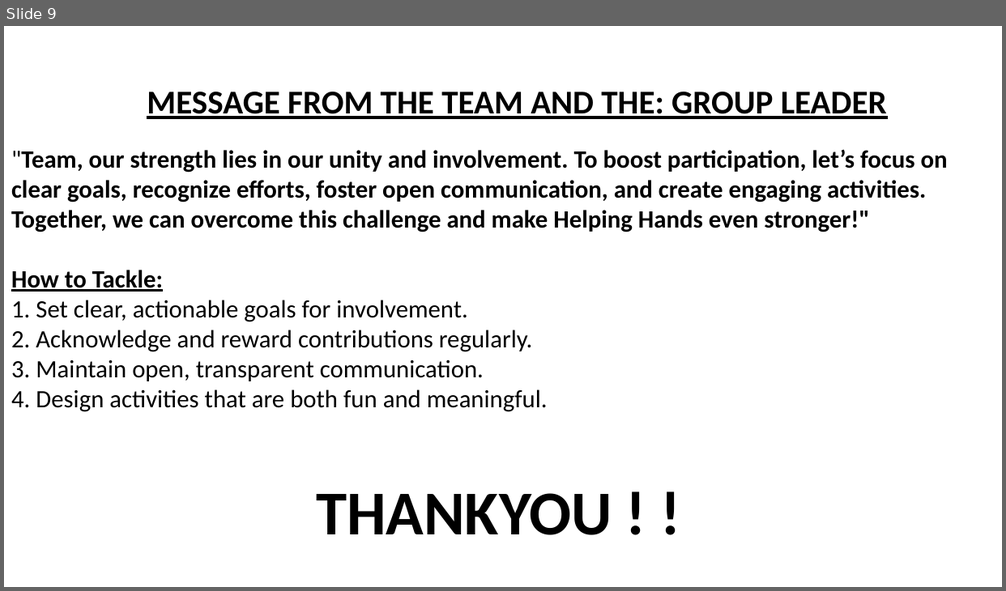
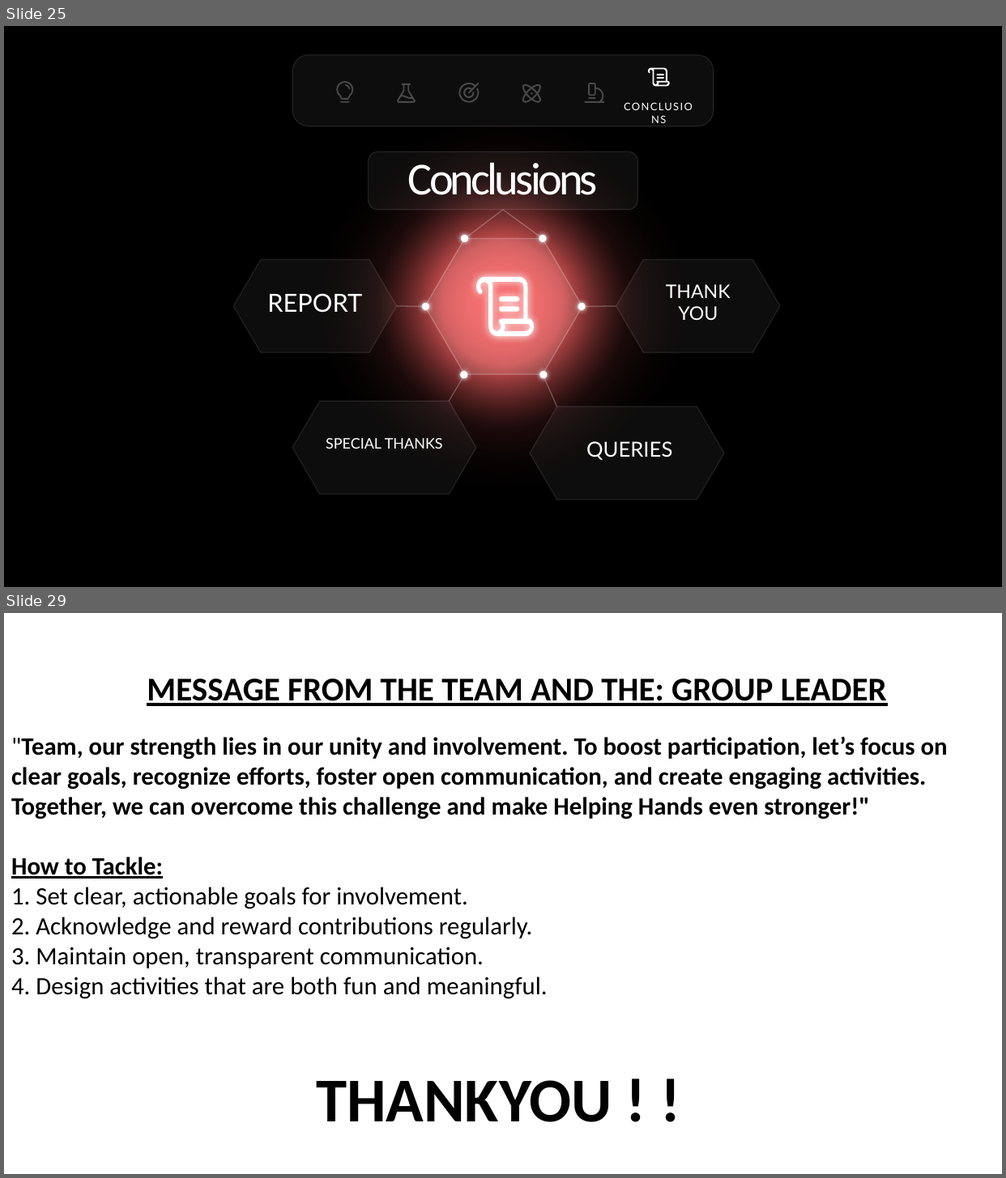
Before and after one commit to Sudeepdeve/Why-Why-, a slide deck: final.pptx. Shown one above the other, each under a label of ours: slide 9 before the commit, slides 25 and 29 after it; the slides between them are not shown. The pictures are 1006x591 and 1006x1178 pixels, drawn with LibreOffice and Linux fonts; fonts in the diff are those of the drawing. Boxes give left, top, right and bottom in pixels: in the first picture for what was removed or moved away, otherwise in the second. Text is boxed around its words. In the diff, an @@ line names an element or a change of style, - is before the commit and + after.

```diff
--- a/final.pptx
+++ b/final.pptx
@@ slide 25 added at <box>4,26,1002,587</box>, background #000000 @@
@@ ellipse added at <box>251,52,754,555</box>, fill gradient #FD6364 @@
@@ rounded rectangle added at <box>292,55,713,126</box>, fill #FFFFFF at 5% opacity, outline #FFFFFF 1 pt @@
@@ freeform shape added at <box>648,68,670,87</box>, fill #FFFFFF @@
@@ freeform shape added at <box>336,81,354,103</box>, fill #FFFFFF at 25% opacity @@
@@ freeform shape added at <box>397,84,415,103</box>, fill #FFFFFF at 25% opacity @@
@@ freeform shape added at <box>459,83,479,103</box>, fill #FFFFFF at 25% opacity @@
@@ freeform shape added at <box>522,84,541,103</box>, fill #FFFFFF at 25% opacity @@
@@ freeform shape added at <box>584,83,604,103</box>, fill #FFFFFF at 25% opacity @@
@@ text added at <box>408,162,598,206</box>, 10 pt, text #FFFFFF @@
+CONCLUSIONS
@@ group added at <box>234,152,780,500</box>: 6 lines, 6 ellipses, 5 hexagons, 1 rounded rectangle, 1 freeform shape @@
+THANK YOU
+REPORT
+SPECIAL THANKS
+QUERIES
+Conclusions
@@ what was slide 9 is now slide 29 @@
```
Also in this commit, not shown: 19 other slides added.
